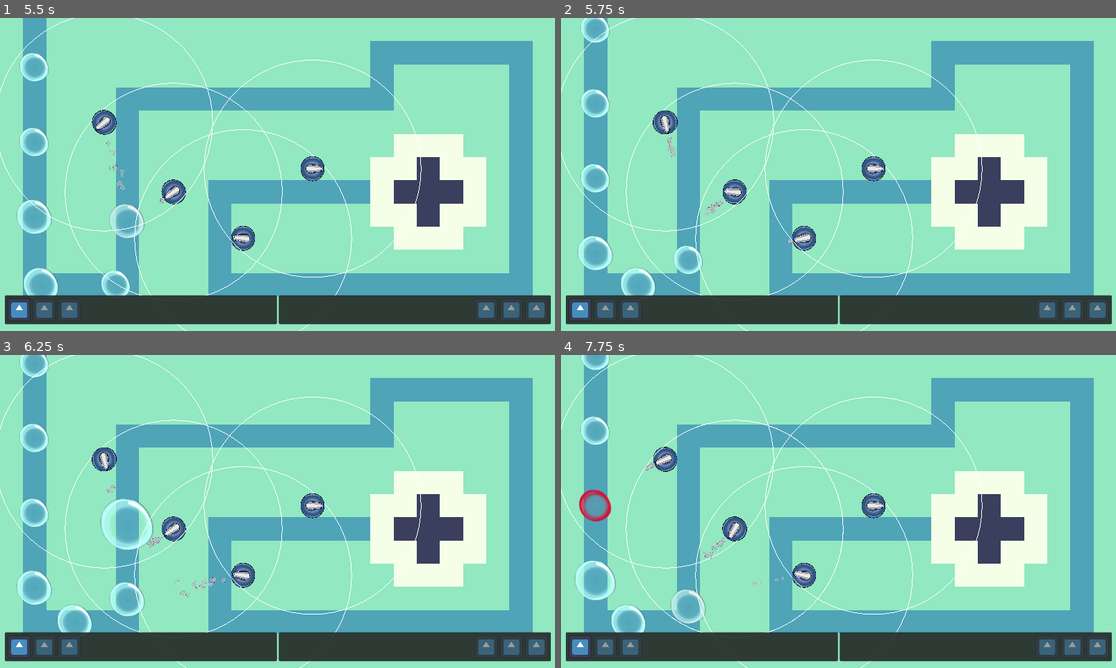
Above: before the commit, frames 1-4 (two rows, left to right).
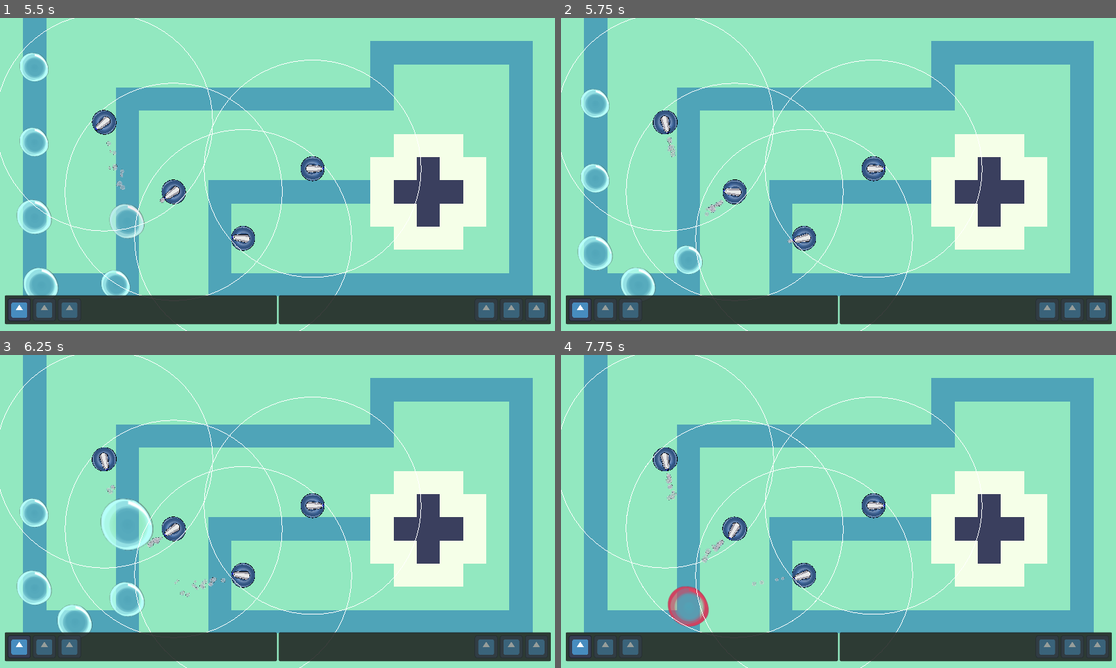
Above: after the commit, the same moments.

Repository: JustPause/GameJam2025
Game: Godot game, scene res://Scene/Green Lands.tscn
Same seed, same stepped clock (60 frames per second), same inputs: the game is played once before the commit and once after it. The engine's default icon, where the game draws it, is replaced by a stand-in: a white triangle on a blue panel in a dark square. Sound files missing from this copy of the repository are replaced by a short silence.
Inputs (mouse positions are in pixels of both pictures, inside the frame that each line leads up to):
- Up to frame 1 (5.5 s): tap Enter at 0.5 s; move the mouse to (399, 158) at 0.52 s; click (399, 158) at 0.67 s; move the mouse to (166, 190) at 1.27 s; click (166, 190) at 1.42 s; move the mouse to (333, 105) at 2.02 s; click (333, 105) at 2.17 s; move the mouse to (249, 237) at 2.77 s; click (249, 237) at 2.92 s; move the mouse to (444, 221) at 3.52 s; click (444, 221) at 3.67 s; move the mouse to (111, 127) at 4.27 s; click (111, 127) at 4.42 s; move the mouse to (305, 174) at 5.02 s; click (305, 174) at 5.17 s
- Up to frame 2 (5.75 s): no input
- Up to frame 3 (6.25 s): move the mouse to (194, 433) at 5.77 s; click (194, 433) at 5.92 s
- Up to frame 4 (7.75 s): move the mouse to (960, 495) at 6.52 s; click (960, 495) at 6.67 s; move the mouse to (727, 527) at 7.27 s; click (727, 527) at 7.42 s

Frame 1 is identical in both runs. In frame 2, 0.2% of the frame differs, in the area x 3-9%, y 0-8%; in frame 3, 0.4%; in frame 4, 2.3%, in the area x 0-59%, y 0-100%.

Commit message:
inpelementing classes

Diff:
--- a/Code/enemy_spawner.gd
+++ b/Code/enemy_spawner.gd
@@ -7,44 +7,16 @@
 var spawn_enemies : bool = true
 var can_spawn : bool = true
 
-class wave_data:
-	var amount_in_a_round: int
-	var Pause_betwene: int
-	var units: String
-
-	func _init(amount_in_a_round, Pause_betwene, units):
-		self.amount_in_a_round = amount_in_a_round
-		self.Pause_betwene = Pause_betwene
-		self.units = units
-
-class enemys:
-	var name_enemys: String
-	var max_health: int
-	var health: float
-	var base_damage: int
-	var max_size_growth: Vector2
-	var speed: float
-
-	func _init(name_enemys, max_health, health, base_damage, max_size_growth, speed):
-		self.name_enemys = name_enemys
-		self.max_health = max_health
-		self.health = health
-		self.base_damage = base_damage
-		self.max_size_growth = max_size_growth
-		self.speed = speed
-
-var Basic_Bubble = enemys.new("Basic Bubble", 5, 5.0, 1, Vector2(0.3,0.3), 300.0)
-
-var wave=[]
-
 func _ready() -> void:
-	get_tree().create_timer(15).timeout.connect(func() -> void: spawn_enemies = false)
+	get_tree().create_timer(5).timeout.connect(func() -> void: spawn_enemies = false)
 
 func spawn_enemy() -> void:
 	var enemy = basic_bubble.instantiate()
+
 	add_child(enemy)
 	can_spawn = true
 
+#basic spawner for enemy this will need alot of rework later on
 func _physics_process(_delta: float) -> void:
 	if spawn_enemies and can_spawn:
 		can_spawn = false
